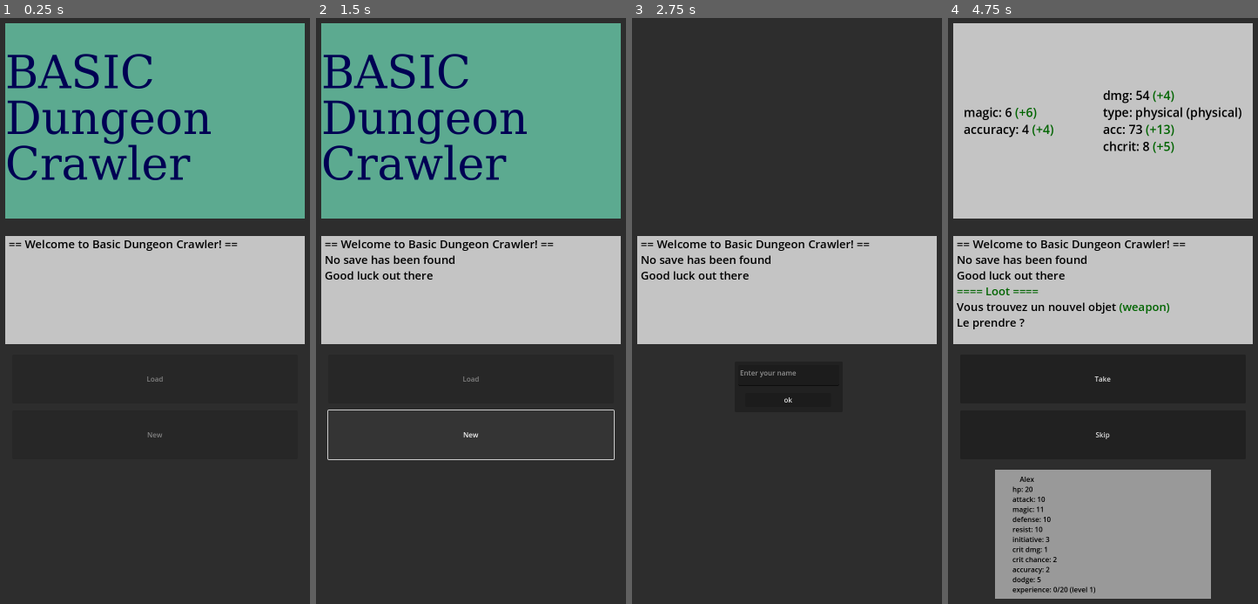
Above: before the commit, frames 1-4 (left to right).
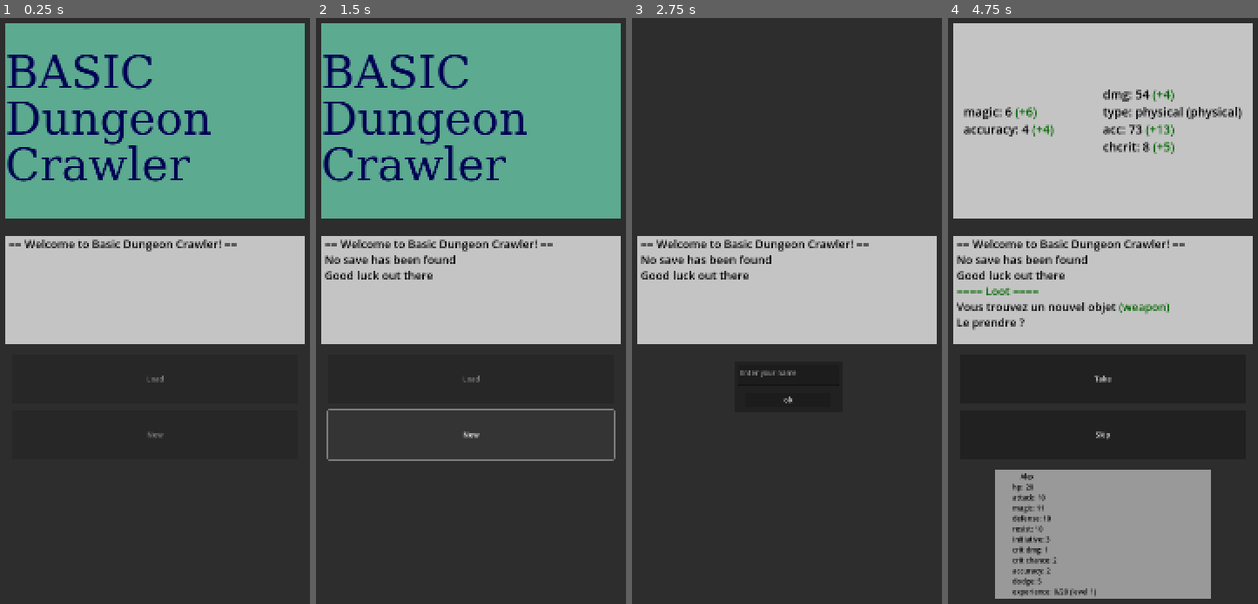
Above: after the commit, the same moments.

Repository: nekochiiUwU/BasicDungeonCrawler
Game: Godot game, scene res://Game.tscn
Two runs of this game, one before a commit and one after it. Both use one fixed random seed, a clock stepped at 60 frames per second and the inputs below.
Inputs (mouse positions are in pixels of both pictures, inside the frame that each line leads up to):
- Up to frame 1 (0.25 s): no input
- Up to frame 2 (1.5 s): tap Enter (ui_accept) at 0.5, 0.77 s; click "New" at 1.25 s
- Up to frame 3 (2.75 s): click "New" at 2 s
- Up to frame 4 (4.75 s): click (1106, 375) at 2.77 s; type "Alex" at 2.85 s; click "ok" at 3.5 s; tap Enter (ui_accept) at 4.25, 4.52 s

The runs differ from the first frame. In frame 1, 2.5% of the frame differs, in the area x 2-77%, y 6-72%; in frame 2, 3.8%; in frame 3, 1.2%; in frame 4, 4.5%, in the area x 2-95%, y 12-99%.

Commit message:
feat: res fix, balance changes

Diff:
--- a/game.gd
+++ b/game.gd
@@ -67,7 +67,7 @@
 	if randi_range(1,10) + player.next <= 5:
 		fight.visible = true
 		fight.launch_fight()
-		player.next += 1
+		player.next += 1.5
 	else:
 		loot.visible = true
 		loot.loot_item()
--- a/loot.gd
+++ b/loot.gd
@@ -100,7 +100,7 @@
 				rolled_stats[stat] += randi_range(2,5)
 			if stat == "accuracy" or stat == "dodge":
 				rolled_stats[stat] += randi_range(1,5)
-			if stat == "dodge":
+			if stat == "cha_crit":
 				rolled_stats[stat] += randi_range(0,3)
 	show_stats(rolled_stats, player.items[type])
 	if type in artifact_list:
--- a/project.godot
+++ b/project.godot
@@ -20,6 +20,7 @@
 window/size/viewport_width=720
 window/size/viewport_height=1600
 window/size/mode=3
+window/stretch/mode="canvas_items"
 window/handheld/orientation=1
 
 [input]
Not shown: 1 places in Fight.tscn that only renumber resources
Not shown, changed: .gitignore
